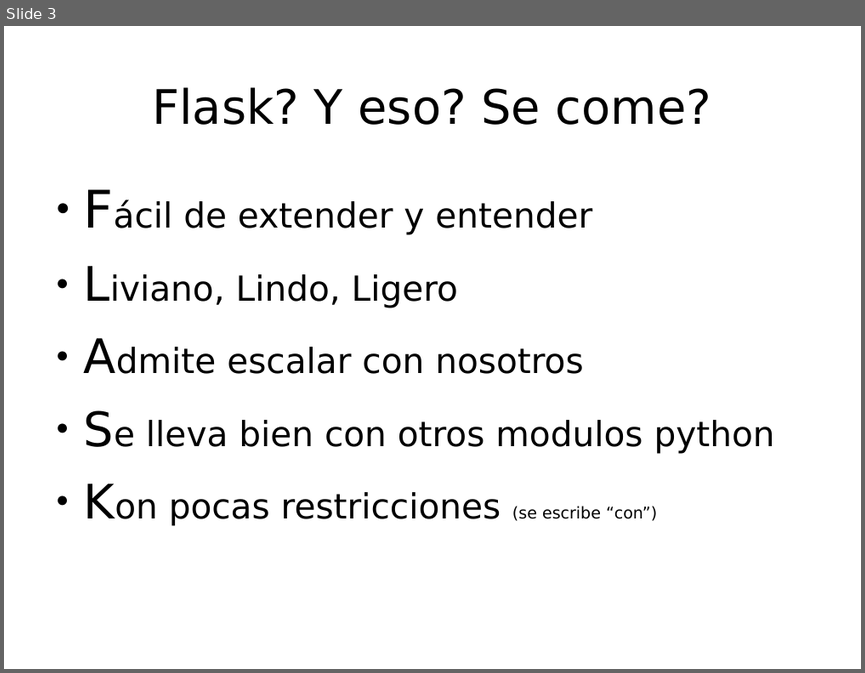
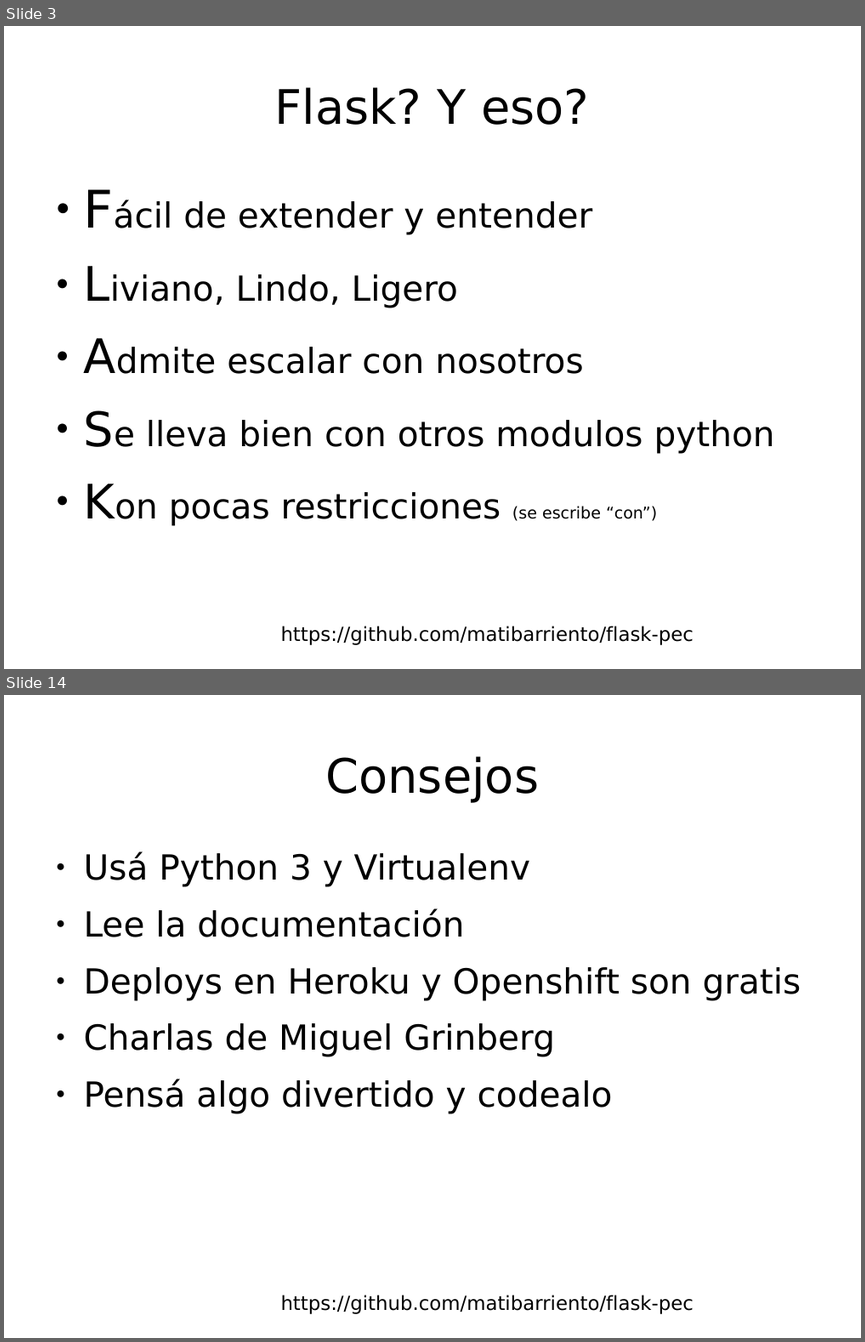
Before and after one commit to matibarriento/flask-pec, a slide deck: flaskpec.odp. Shown one above the other, each under a label of ours: slide 3 before the commit, slides 3 and 14 after it; the slides between them are not shown. The pictures are 865x673 and 865x1342 pixels, drawn with LibreOffice and Linux fonts; fonts in the diff are those of the drawing; background and template pictures are left out. Boxes give left, top, right and bottom in pixels: in the first picture for what was removed or moved away, otherwise in the second. Text is boxed around its words. In the diff, an @@ line names an element or a change of style, - is before the commit and + after.

```diff
--- a/flaskpec.odp
+++ b/flaskpec.odp
@@ slide 14 added at (4, 695, 861, 1338), background #FFFFFF; not listed: 1 template element that a slide beside it also shows @@
@@ title added at (325, 756, 539, 803), 44 pt, text #000000 @@
+Consejos
@@ text added at (84, 851, 801, 1114), 32 pt, text #000000 @@
+● Usá Python 3 y Virtualenv
+● Lee la documentación
+● Deploys en Heroku y Openshift son gratis
+● Charlas de Miguel Grinberg
+● Pensá algo divertido y codealo
@@ slide 3 changed as well @@
@@ title at (275, 87, 589, 125): text changed @@
-Flask? Y eso? Se come?
+Flask? Y eso?
@@ text added at (281, 625, 693, 645), 18 pt, text #000000 @@
+https://github.com/matibarriento/flask-pec
```
Also in this commit, not shown: 2 other slides changed, 12 other slides added, 1 slide removed.
